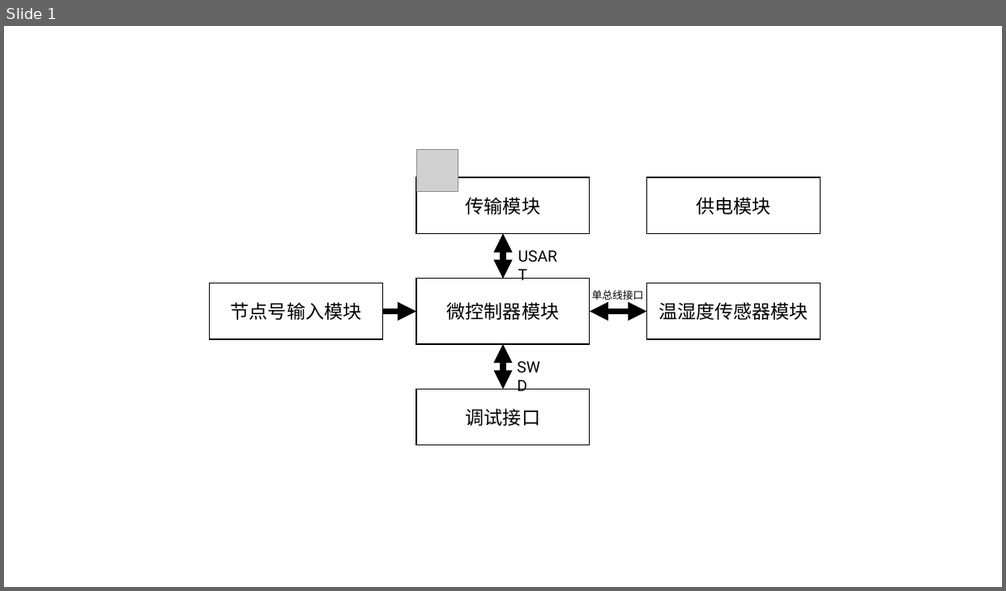
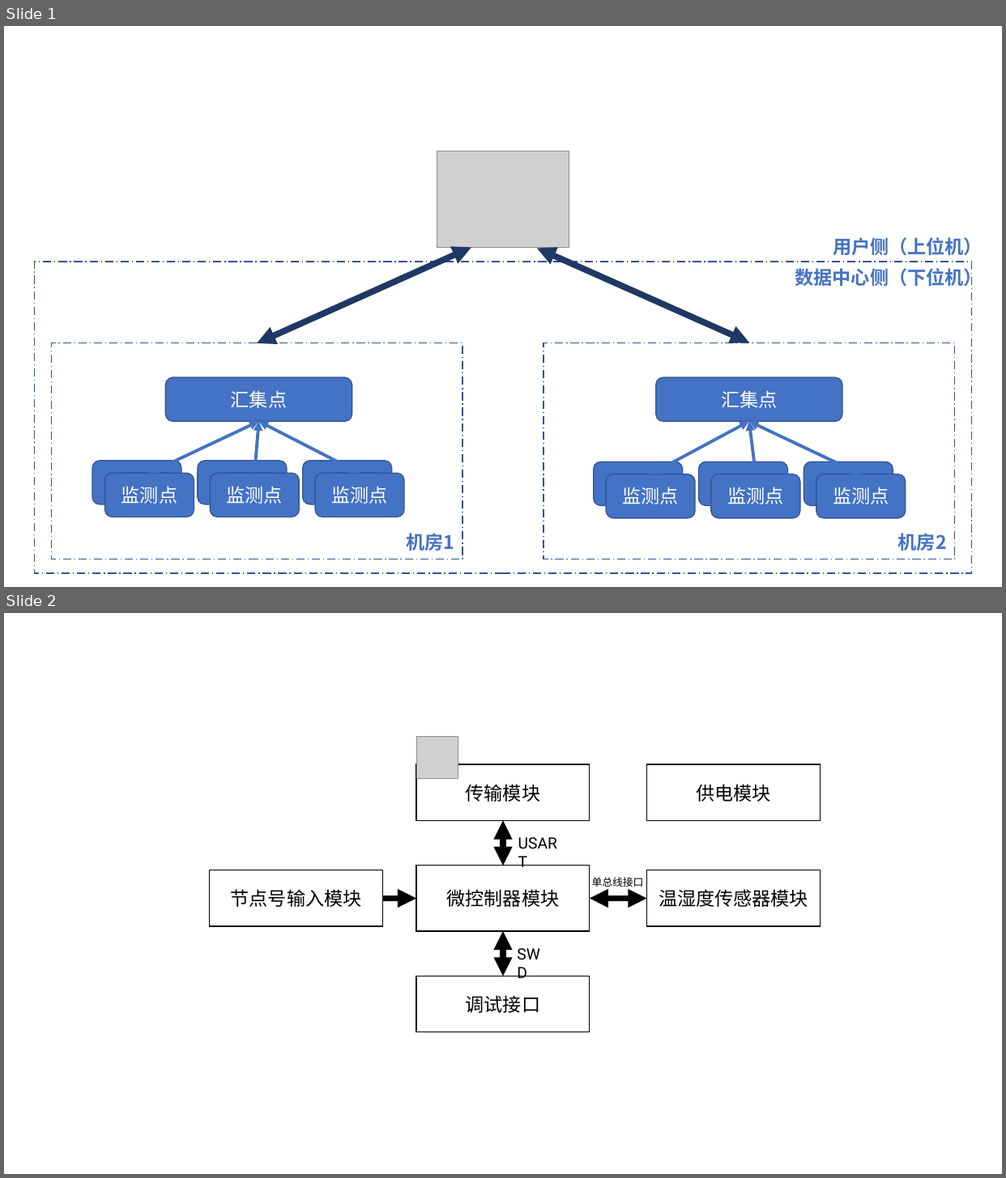
Before and after one commit to wangzilinn/Graduation_project, a slide deck: Doc/毕业论文/Img/框图.pptx. Shown one above the other, each under a label of ours: slide 1 before the commit, slides 1 and 2 after it. The pictures are 1006x591 and 1006x1178 pixels, drawn with LibreOffice and Linux fonts; fonts in the diff are those of the drawing; grey boxes stand for pictures. Boxes give left, top, right and bottom in pixels: in the first picture for what was removed or moved away, otherwise in the second. Text is boxed around its words. In the diff, an @@ line names an element or a change of style, - is before the commit and + after.

```diff
--- a/Doc/毕业论文/Img/框图.pptx
+++ b/Doc/毕业论文/Img/框图.pptx
@@ slide 1 added at [4, 26, 1002, 587], background #FFFFFF @@
@@ group added at [35, 151, 982, 574]: 14 rounded rectangles, 8 double arrows, 4 texts, 3 rectangles, 1 picture @@
+监测点
+监测点
+监测点
+监测点
+监测点
+监测点
+监测点
+监测点
+监测点
+监测点
+监测点
+监测点
+汇集点
+汇集点
+机房1
+机房2
+数据中心侧（下位机）
+用户侧（上位机）
@@ what was slide 1 is now slide 2 @@
```
Also in this commit, not shown: 2 slides changed, 1 other file.
